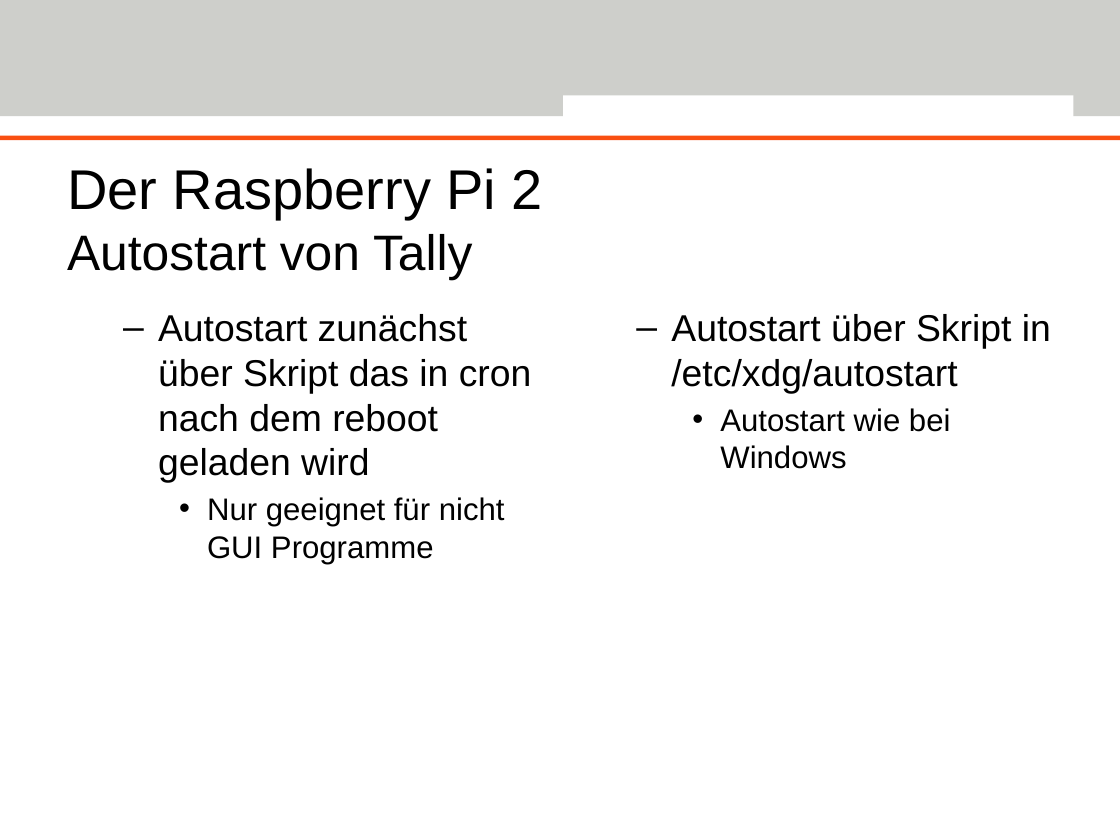
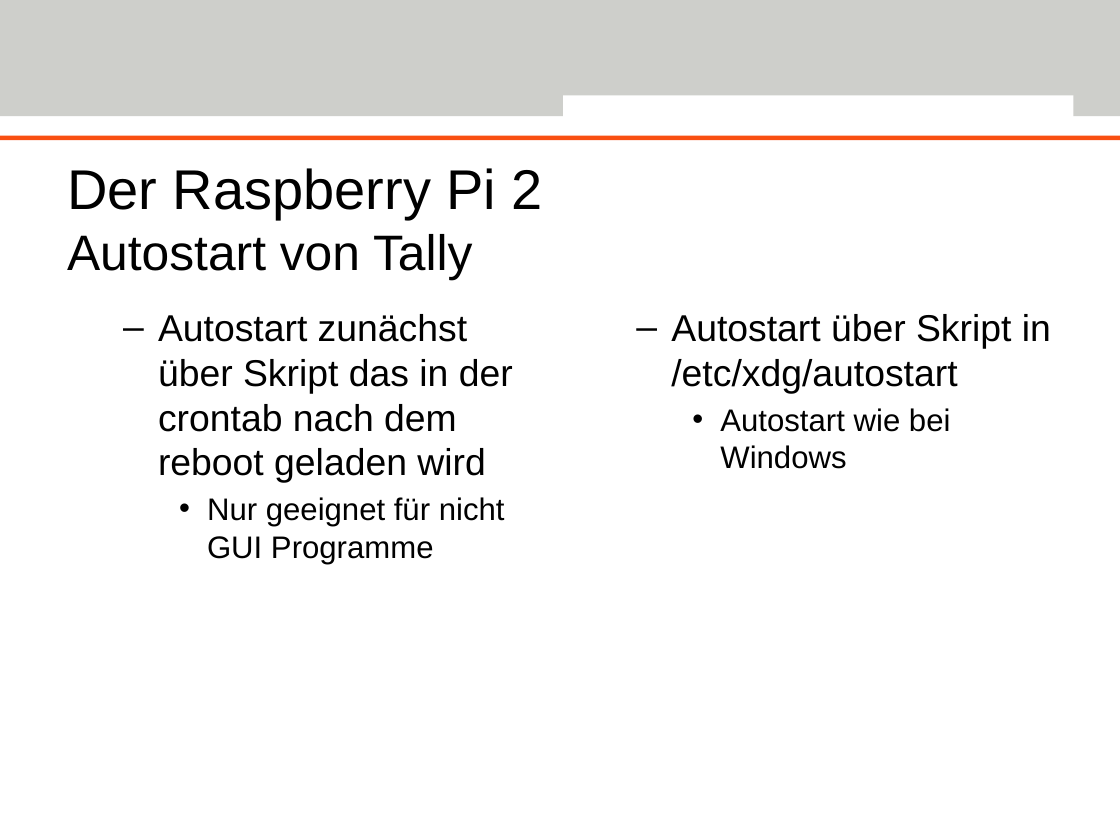
Before and after one commit to Deltachi/Tally_Teamproject, a slide deck: slide 13 of documents/presentation/TallyFinal.pptx (slide 12 before the commit). Drawn at 1120x840 pixels with LibreOffice and Linux fonts; fonts in the diff are those of the drawing; background and template pictures are left out. Boxes give left, top, right and bottom in pixels: in the first picture for what was removed or moved away, otherwise in the second. Text is boxed around its words. In the diff, an @@ line names an element or a change of style, - is before the commit and + after.

```diff
--- a/documents/presentation/TallyFinal.pptx
+++ b/documents/presentation/TallyFinal.pptx
@@ text at (x1=158, y1=314, x2=513, y2=483): text changed @@
-  – Autostart zunächst über Skript das in cron nach dem reboot geladen wird
+  – Autostart zunächst über Skript das in der crontab nach dem reboot geladen wird
```
Also in this commit, not shown: 1 other slide changed, 4 slides added, 5 other files.
